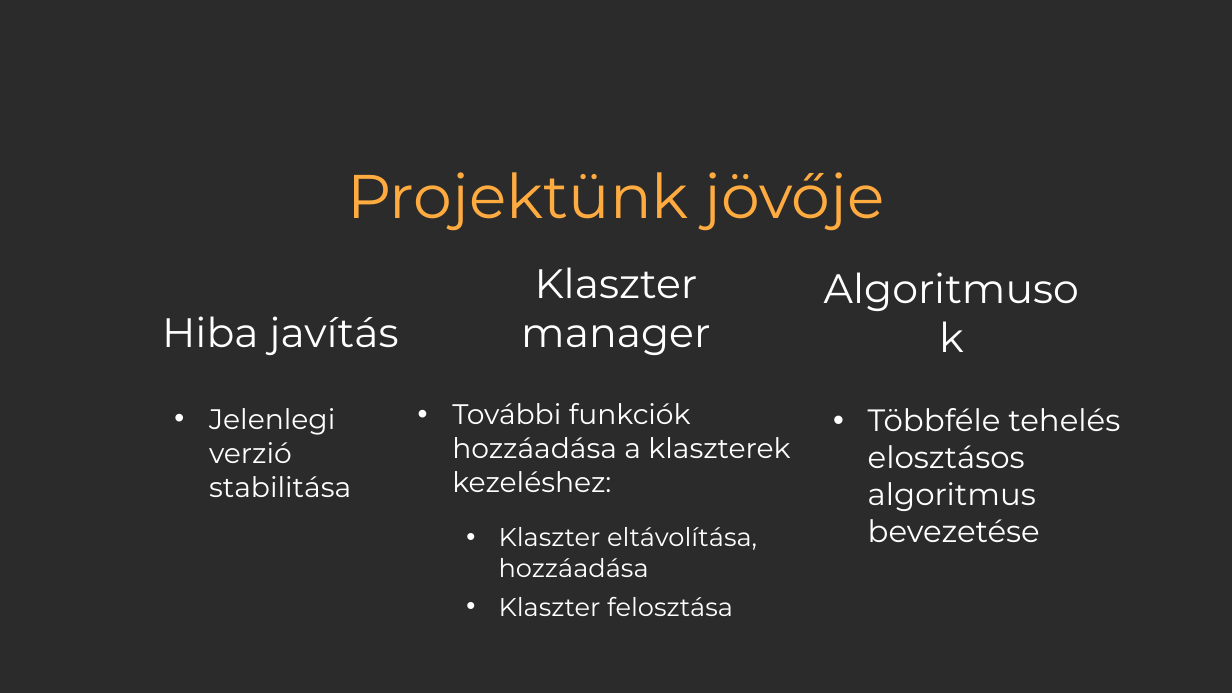
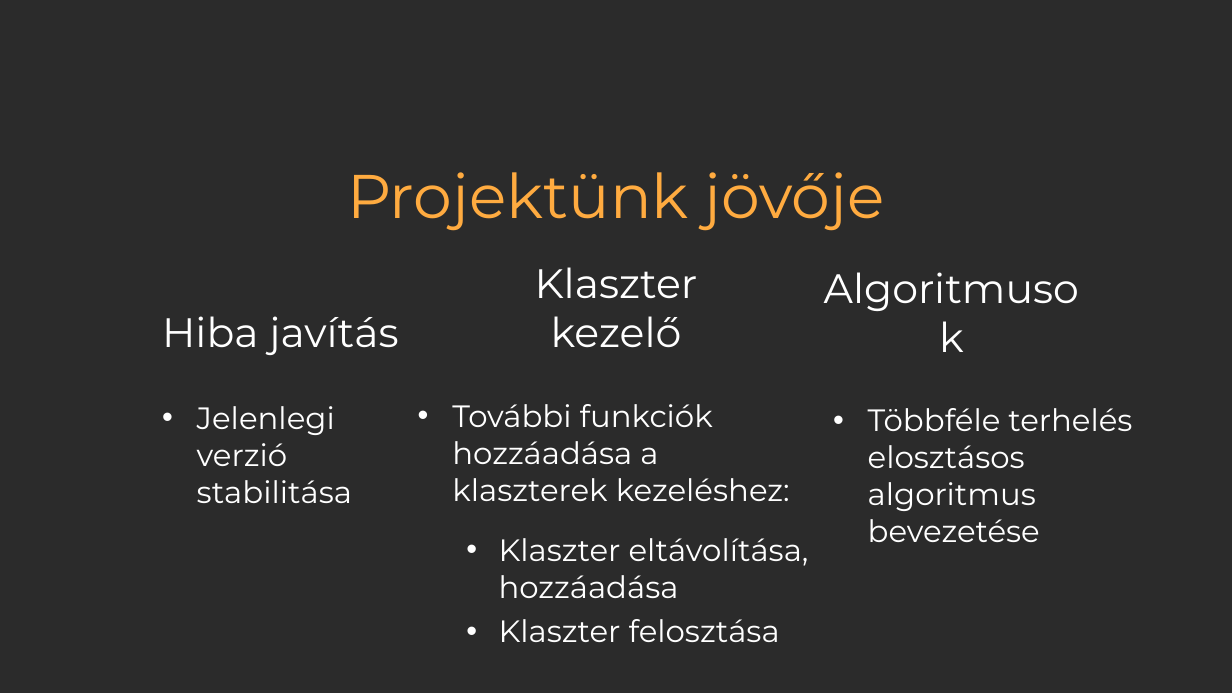
Before and after one commit to mskvszkyt/dusza-cluster, a slide deck: slide 7 of Presentation/Cluster – IDK++.pptx. Drawn at 1232x693 pixels with LibreOffice and Linux fonts; fonts in the diff are those of the drawing; background and template pictures are left out; a plain dark background stands for a picture behind light text. Boxes give left, top, right and bottom in pixels: in the first picture for what was removed or moved away, otherwise in the second. Text is boxed around its words. In the diff, an @@ line names an element or a change of style, - is before the commit and + after.

```diff
--- a/Presentation/Cluster – IDK++.pptx
+++ b/Presentation/Cluster – IDK++.pptx
@@ title at (535,267,698,347): text changed @@
-Klaszter manager
+Klaszter kezelő
@@ subtitle "További funkciók hozzáadása a klaszterek ..." at (452,404,809,642): size 22 to 24 pt in "További funkciók hozzáadása a klaszterek kezeléshez:"; size 20 to 24 pt in "Klaszter eltávolítása, hozzáadása", "Klaszter felosztása" @@
@@ subtitle "Jelenlegi verzió stabilitása": place and size @@
-subtitle "Jelenlegi verzió stabilitása" at (209,408,351,497)
+subtitle "Jelenlegi verzió stabilitása" at (197,406,352,503)
@@ subtitle "Jelenlegi verzió stabilitása" at (197,406,352,503): size 22 to 24 pt @@
@@ subtitle at (868,408,1132,542): text changed @@
-• Többféle tehelés elosztásos algoritmus bevezetése
+• Többféle terhelés elosztásos algoritmus bevezetése
```
Also in this commit, not shown: 2 other slides changed.
